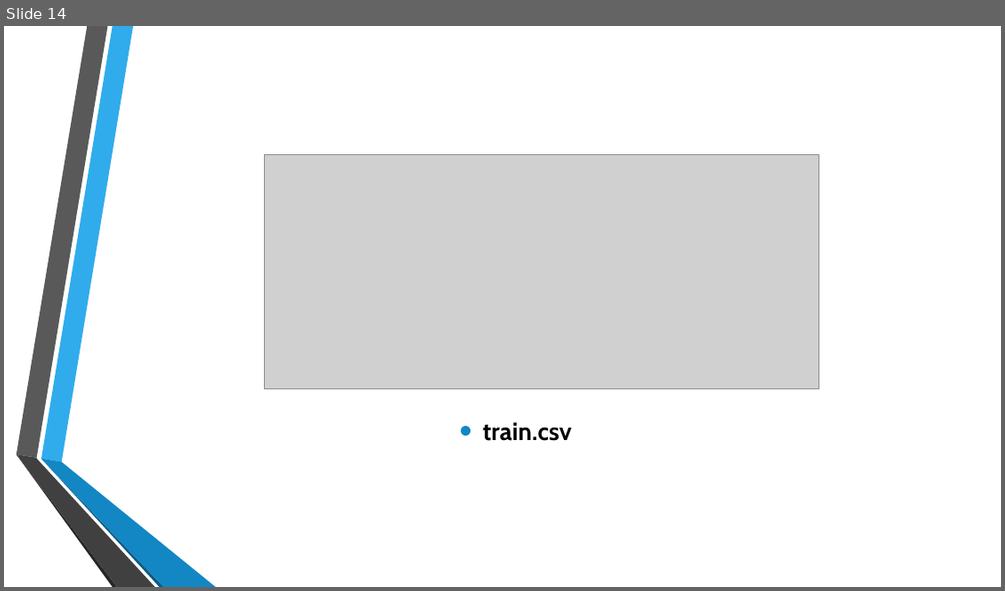
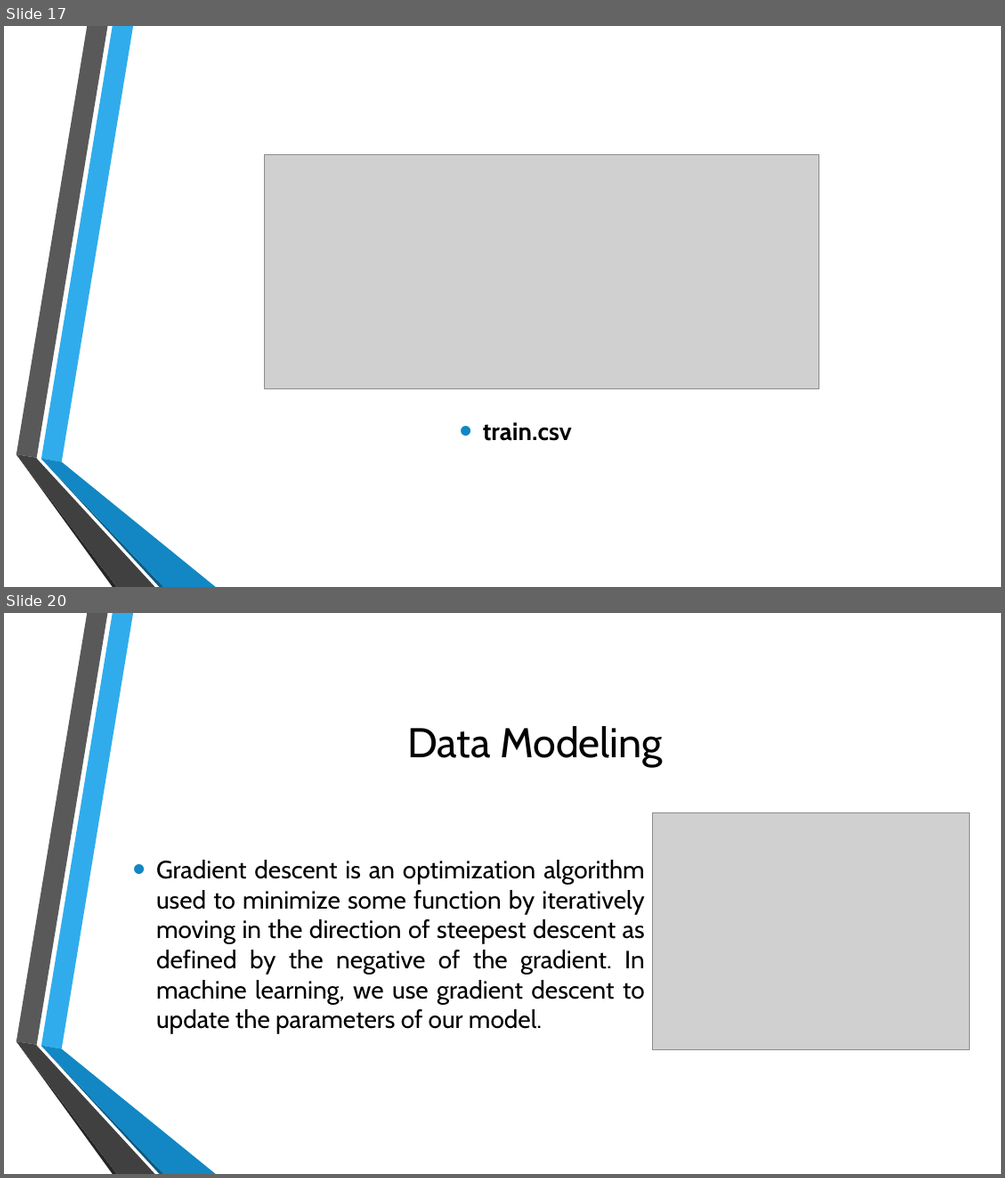
Before and after one commit to nihitjain11/IBM_MiniProject-II, a slide deck: Presentation1.pptx. Shown one above the other, each under a label of ours: slide 14 before the commit, slides 17 and 20 after it; the slides between them are not shown. The pictures are 1005x591 and 1005x1178 pixels, drawn with LibreOffice and Linux fonts; fonts in the diff are those of the drawing; grey boxes stand for pictures; background and template pictures are left out. Boxes give left, top, right and bottom in pixels: in the first picture for what was removed or moved away, otherwise in the second. Text is boxed around its words. In the diff, an @@ line names an element or a change of style, - is before the commit and + after.

```diff
--- a/Presentation1.pptx
+++ b/Presentation1.pptx
@@ slide 20 added at [4,613,1001,1174], background picture (left out); not listed: 6 template elements that a slide beside it also shows @@
@@ title added at [407,726,663,767], 40 pt, text #000000 @@
+Data Modeling
@@ picture added at [652,812,971,1050] @@
@@ text added at [156,860,645,1034], 24 pt, text #000000 @@
+• Gradient descent is an optimization algorithm used to minimize some function by iteratively moving in the direction of steepest descent as defined by the negative of the gradient. In machine learning, we use gradient descent to update the parameters of our model.
@@ what was slide 14 is now slide 17 @@
```
Also in this commit, not shown: 6 slides changed, 4 other slides added, 2 slides removed.
